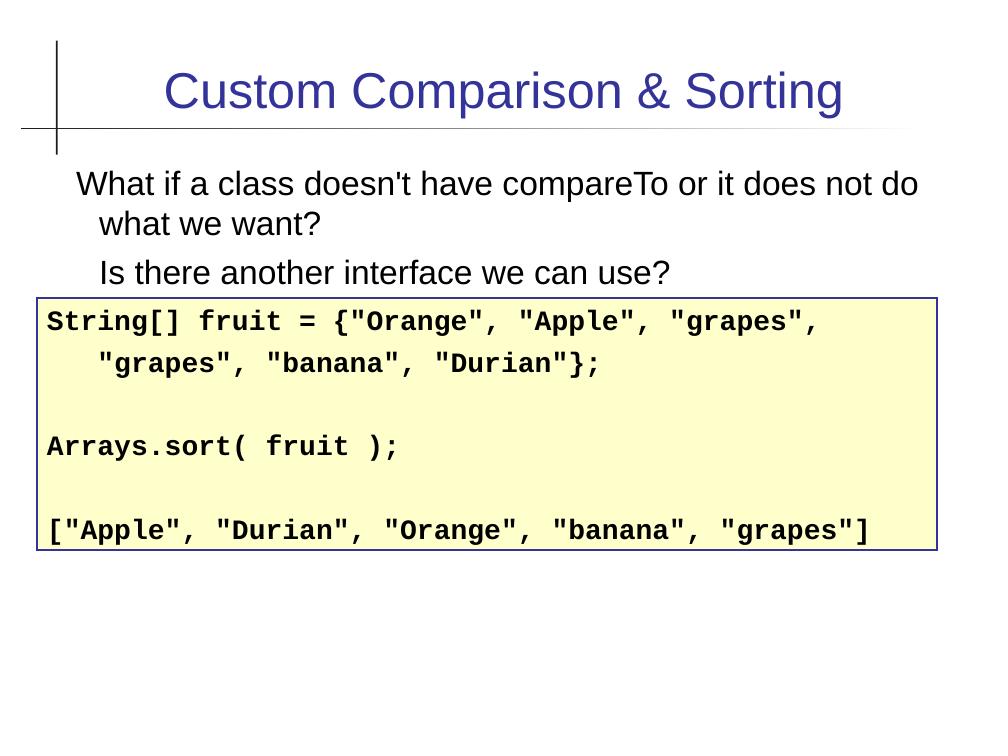
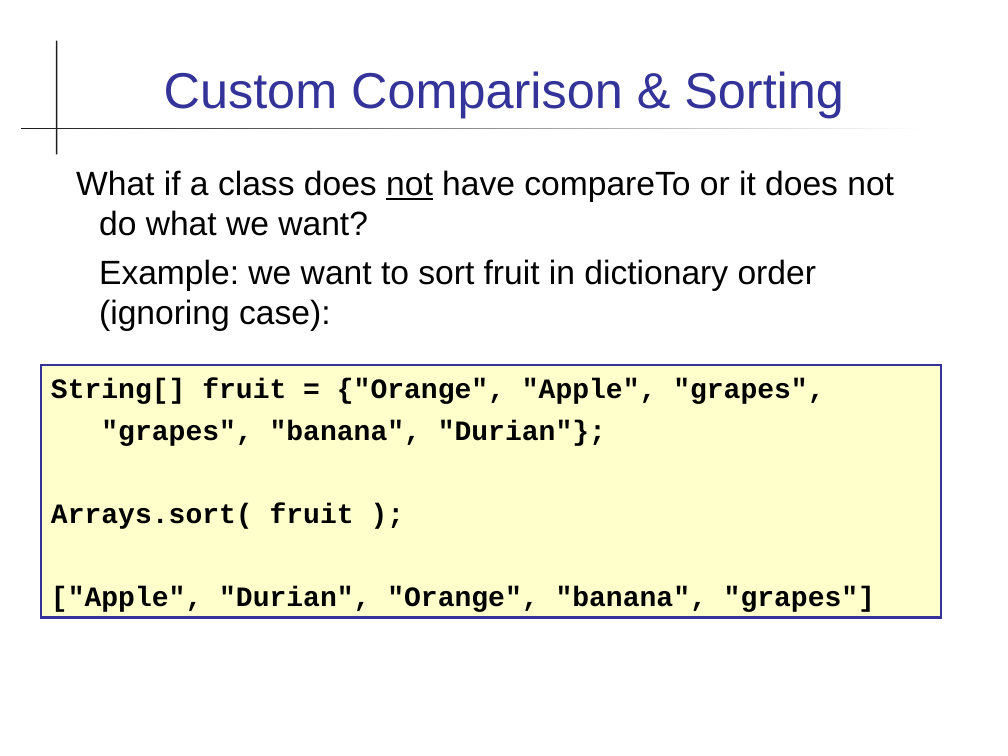
Before and after one commit to skeoop/skeoop.github.io, a slide deck: slide 4 of interface/Common-Interfaces.ppt. Drawn at 1008x756 pixels with LibreOffice and Linux fonts; fonts in the diff are those of the drawing. Boxes give left, top, right and bottom in pixels: in the first picture for what was removed or moved away, otherwise in the second. Text is boxed around its words. In the diff, an @@ line names an element or a change of style, - is before the commit and + after.

Commit message:
improve slides on Interface, add PA1-ArrayIterator

```diff
--- a/interface/Common-Interfaces.ppt
+++ b/interface/Common-Interfaces.ppt
@@ text at (76, 170, 894, 331): text changed @@
-What if a class doesn't have compareTo or it does not do what we want?
-Is there another interface we can use?
+What if a class does not have compareTo or it does not do what we want?
+Example: we want to sort fruit in dictionary order (ignoring case):
@@ rectangle "String[] fruit = {"Orange", "Apple", ...": place and size @@
-rectangle "String[] fruit = {"Orange", "Apple", ..." at (37, 297, 937, 549)
+rectangle "String[] fruit = {"Orange", "Apple", ..." at (41, 365, 941, 617)
```
Also in this commit, not shown: 2 other slides changed, 4 slides added, 3 slides removed, 16 other files.
